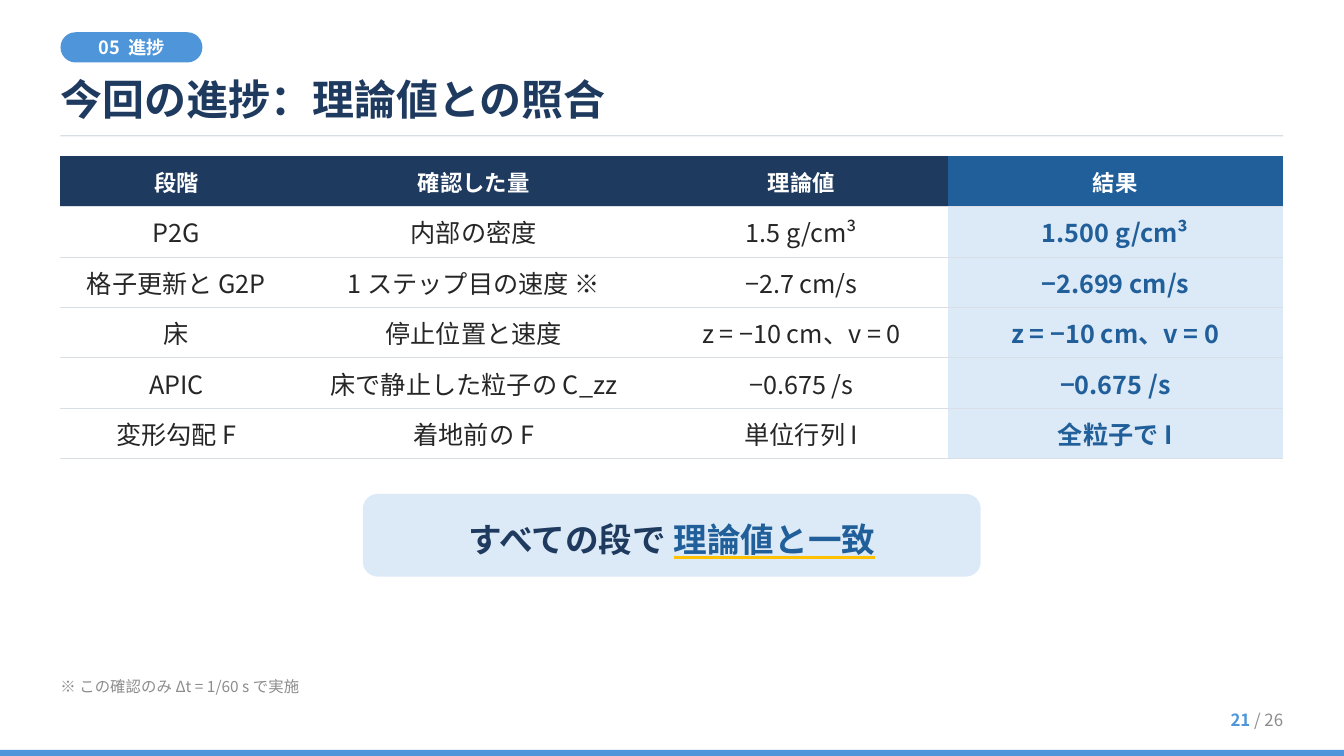
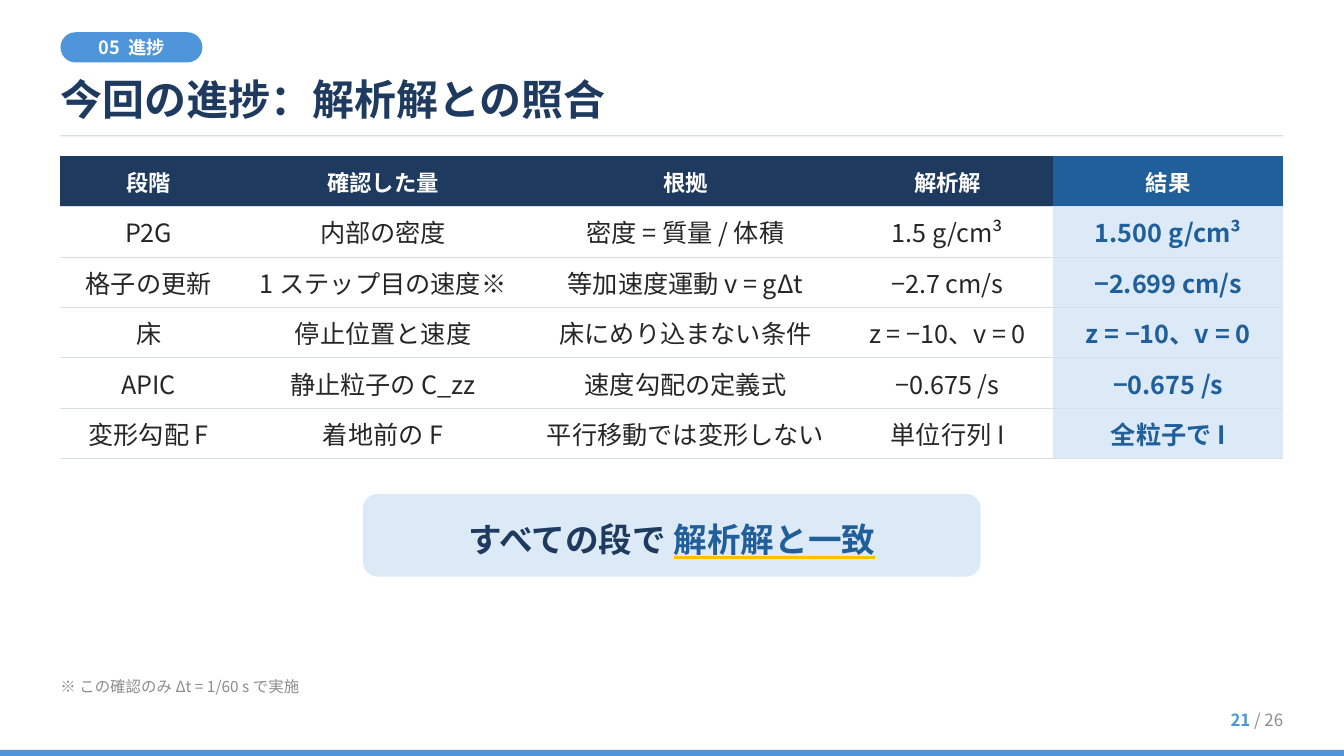
Before and after one commit to niki0113/MyProject5, a slide deck: slide 21 of Docs/Slides/S2520110_仁木祥真_20261028.pptx. Drawn at 1344x756 pixels with LibreOffice and Linux fonts; fonts in the diff are those of the drawing. Boxes give left, top, right and bottom in pixels: in the first picture for what was removed or moved away, otherwise in the second. Text is boxed around its words. In the diff, an @@ line names an element or a change of style, - is before the commit and + after.

```diff
--- a/Docs/Slides/S2520110_仁木祥真_20261028.pptx
+++ b/Docs/Slides/S2520110_仁木祥真_20261028.pptx
@@ text at [60, 79, 605, 119]: text changed @@
-今回の進捗：理論値との照合
+今回の進捗：解析解との照合
@@ table at [60, 156, 1284, 459] @@
-column 1: 段階 | P2G | 格子更新と G2P | 床 | APIC | 変形勾配 F
-column 2: 確認した量 | 内部の密度 | 1 ステップ目の速度 ※ | 停止位置と速度 | 床で静止した粒子の C_zz | 着地前の F
-column 3: 理論値 | 1.5 g/cm³ | −2.7 cm/s | z = −10 cm、v = 0 | −0.675 /s | 単位行列 I
-column 4: 結果 | 1.500 g/cm³ | −2.699 cm/s | z = −10 cm、v = 0 | −0.675 /s | 全粒子で I
+column 1: 段階 | P2G | 格子の更新 | 床 | APIC | 変形勾配 F
+column 2: 確認した量 | 内部の密度 | 1 ステップ目の速度※ | 停止位置と速度 | 静止粒子の C_zz | 着地前の F
+column 3: 根拠 | 密度 = 質量 / 体積 | 等加速度運動 v = gΔt | 床にめり込まない条件 | 速度勾配の定義式 | 平行移動では変形しない
+column 4: 解析解 | 1.5 g/cm³ | −2.7 cm/s | z = −10、v = 0 | −0.675 /s | 単位行列 I
+column 5: 結果 | 1.500 g/cm³ | −2.699 cm/s | z = −10、v = 0 | −0.675 /s | 全粒子で I
@@ text at [468, 523, 876, 559]: text changed @@
-すべての段で 理論値と一致
+すべての段で 解析解と一致
```
Also in this commit, not shown: 3 other slides changed, 1 other file.
